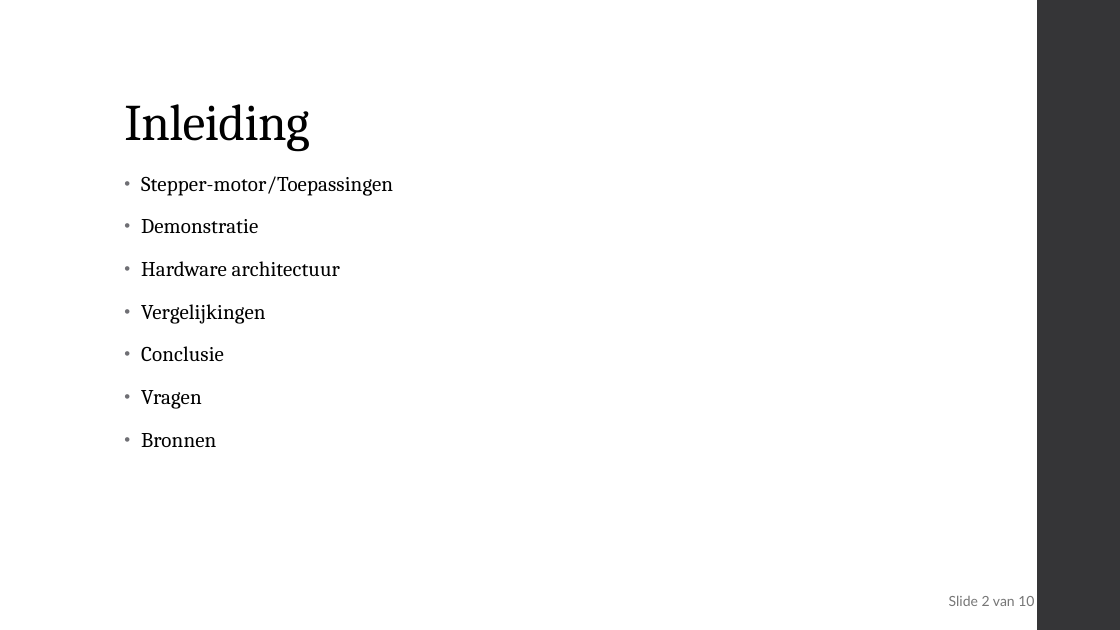
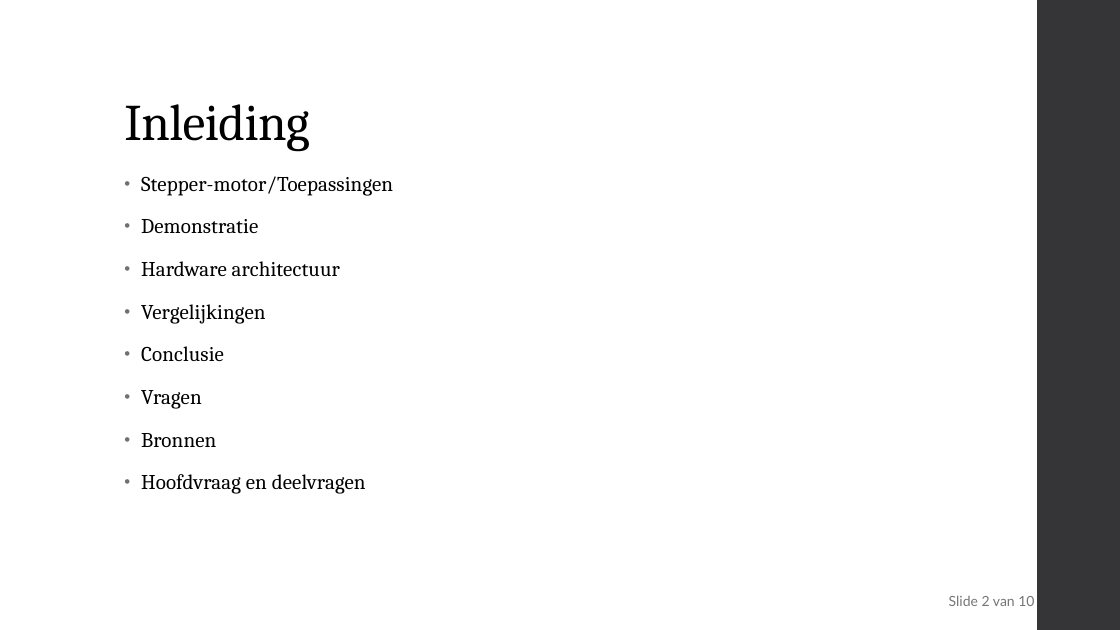
Before and after one commit to delamiro/Embedded-Stepper-Motor, a slide deck: slide 2 of docs/presentatie.odp. Drawn at 1120x630 pixels with LibreOffice and Linux fonts; fonts in the diff are those of the drawing. Boxes give left, top, right and bottom in pixels: in the first picture for what was removed or moved away, otherwise in the second. Text is boxed around its words. In the diff, an @@ line names an element or a change of style, - is before the commit and + after.

```diff
--- a/docs/presentatie.odp
+++ b/docs/presentatie.odp
@@ text at <box>141,474,366,494</box>: paragraph added @@
+• Hoofdvraag en deelvragen
```
Also in this commit, not shown: 1 slide added.
